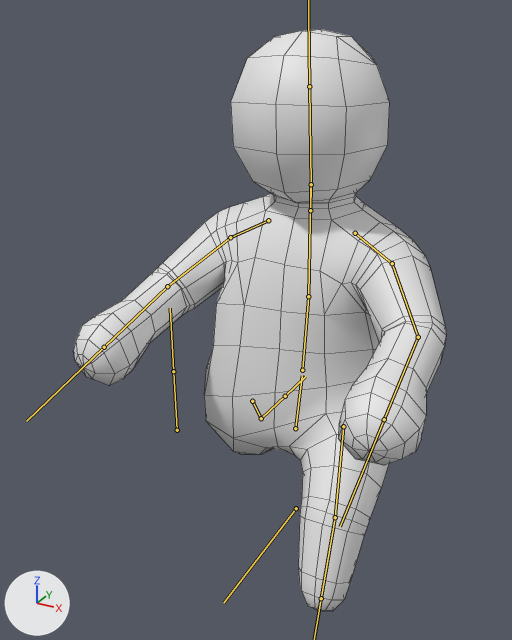
The FBX model Phyzzle/Assets/Meshs/player.fbx: old version first, new version second.
Camera for both pictures: a 50 mm camera at (2.55, -5.53, 4.84) aimed at (-0.29, -0.36, 2.25). The axes (+X, +Y, +Z) are drawn at lower left. The lights are the same throughout. Both versions are drawn at frame 10 of the action 'Armature|HoldMove'; the numbers are the values there. The bones that bend it are drawn over the model as lines. Mesh edges are drawn as thin lines.

In view in the first picture: 'Player'.
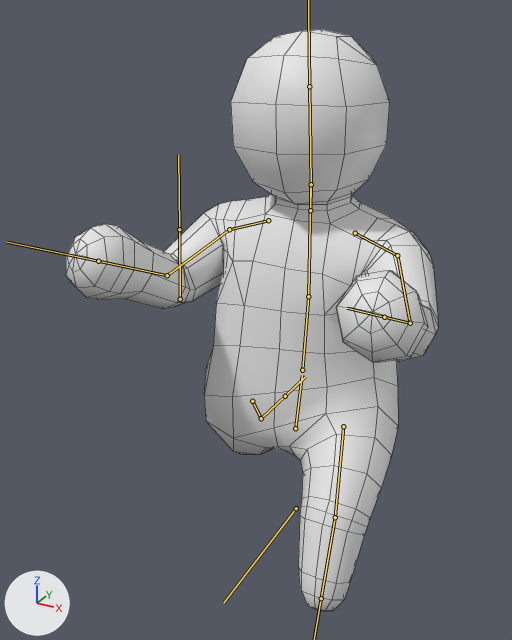
Boxes [x1, y1, x2, y2] around the edits, measured in the pictures (512 x 640 px):
'Player', posed
    before: [73, 29, 446, 611]
    after: [66, 29, 438, 611]
bone 'Shoulder.L', root to tip
    before: (355, 233) to (392, 263)
    after: (355, 233) to (397, 255)
bone 'Arm1.L', root to tip
    before: (392, 263) to (418, 337)
    after: (397, 255) to (410, 323)
bone 'Arm2.L', root to tip
    before: (418, 337) to (384, 419)
    after: (410, 323) to (384, 317)
bone 'Shoulder.R', root to tip
    before: (268, 220) to (230, 237)
    after: (268, 220) to (229, 229)
bone 'Arm1.R', root to tip
    before: (230, 237) to (167, 286)
    after: (229, 229) to (167, 275)
bone 'Arm2.R', root to tip
    before: (167, 286) to (104, 347)
    after: (167, 275) to (98, 261)

Patch to the scene script:
```diff
--- a/Phyzzle/Assets/Meshs/player.fbx.py
+++ b/Phyzzle/Assets/Meshs/player.fbx.py
@@ bone_shoulder_l @@
 bone_shoulder_l = bpy.data.objects['Armature'].pose.bones['Shoulder.L']  # child of 'Spine1'
-bone_shoulder_l.rotation_quaternion = (0.988, 0.092, 0.057, -0.107)  # degrees (10, 8, -12)
+bone_shoulder_l.rotation_quaternion = (0.995, 0.044, 0.081, -0.024)  # degrees (5, 9, -2)
@@ bone_arm1_l @@
 bone_arm1_l = bpy.data.objects['Armature'].pose.bones['Arm1.L']  # child of 'Shoulder.L'
-bone_arm1_l.rotation_quaternion = (0.947, 0.278, -0.031, -0.157)  # degrees (32, 2, -18)
+bone_arm1_l.rotation_quaternion = (0.864, 0.395, -0.205, -0.237)  # degrees (52, -10, -35)
@@ bone_arm2_l @@
 bone_arm2_l = bpy.data.objects['Armature'].pose.bones['Arm2.L']  # child of 'Arm1.L'
-bone_arm2_l.rotation_quaternion = (0.945, 0.327, -0.018, -0.018)  # degrees (38, -1, -3)
+bone_arm2_l.rotation_quaternion = (0.878, 0.445, -0.092, 0.151)  # degrees (52, -17, 11)
@@ bone_shoulder_r @@
 bone_shoulder_r = bpy.data.objects['Armature'].pose.bones['Shoulder.R']  # child of 'Spine1'
-bone_shoulder_r.rotation_quaternion = (0.988, 0.092, -0.057, 0.107)  # degrees (10, -8, 12)
+bone_shoulder_r.rotation_quaternion = (0.995, 0.044, -0.081, 0.024)  # degrees (5, -9, 2)
@@ bone_arm1_r @@
 bone_arm1_r = bpy.data.objects['Armature'].pose.bones['Arm1.R']  # child of 'Shoulder.R'
-bone_arm1_r.rotation_quaternion = (0.947, 0.278, 0.031, 0.157)  # degrees (32, -2, 18)
+bone_arm1_r.rotation_quaternion = (0.864, 0.395, 0.205, 0.237)  # degrees (52, 10, 35)
@@ bone_arm2_r @@
 bone_arm2_r = bpy.data.objects['Armature'].pose.bones['Arm2.R']  # child of 'Arm1.R'
-bone_arm2_r.rotation_quaternion = (0.945, 0.327, 0.018, 0.018)  # degrees (38, 1, 3)
+bone_arm2_r.rotation_quaternion = (0.878, 0.445, 0.092, -0.151)  # degrees (52, 17, -11)
```
